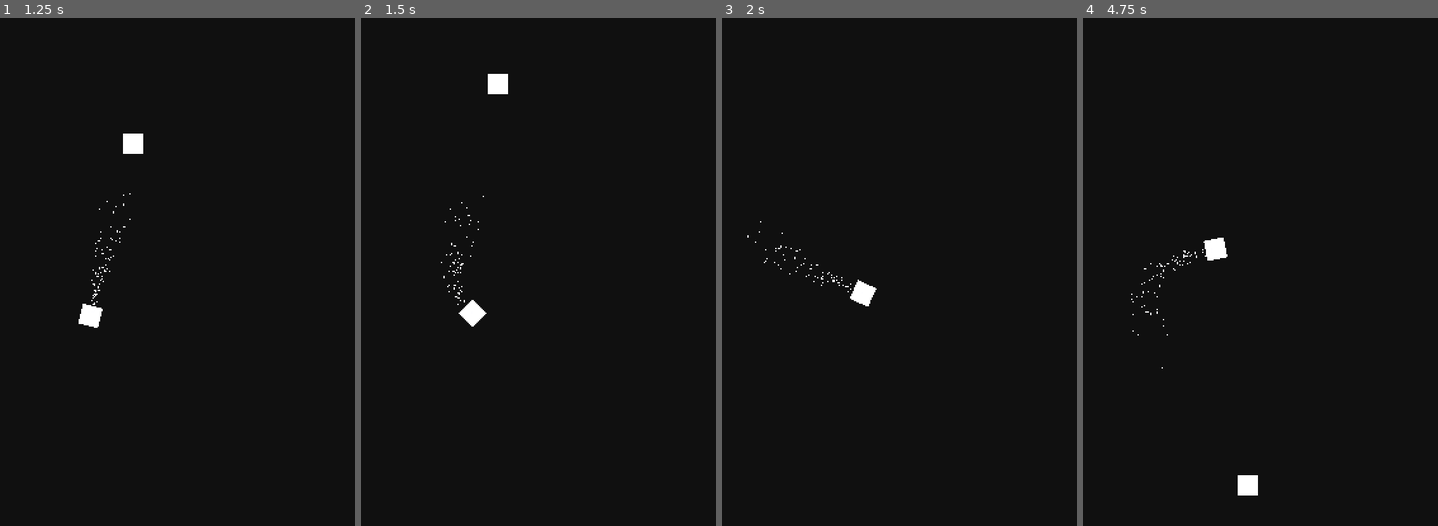
Above: before the commit, frames 1-4 (left to right).
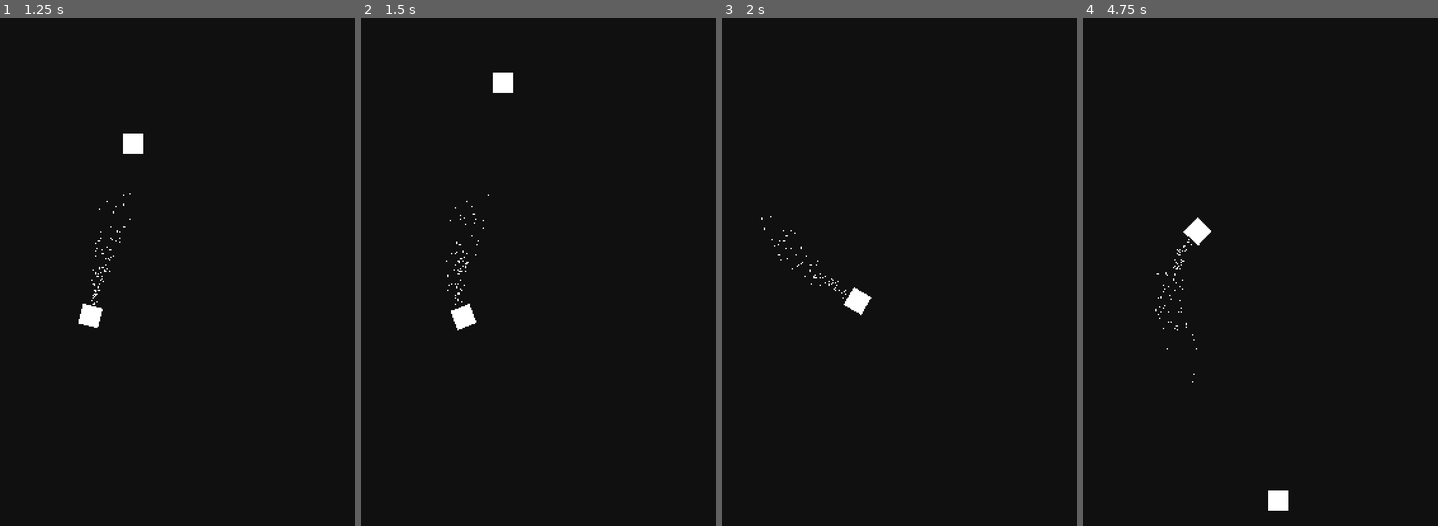
Above: after the commit, the same moments.

Repository: theowiik/PITCH-BLACK
Game: Godot game, scene res://scenes/Game.tscn
The game is run twice, just before and just after one commit, with the same random seed, the same clock (stepped at 60 frames per second) and the same inputs. The engine's default icon, where the game draws it, is replaced by a stand-in: a white triangle on a blue panel in a dark square.
Inputs (mouse positions are in pixels of both pictures, inside the frame that each line leads up to):
- Up to frame 1 (1.25 s): tap Enter at 0.5 s; move the mouse to (74, 373) at 0.52 s; hold W (up) from 0.53 s (still down); hold Right mouse button (add_rocket) from 0.53 s (still down)
- Up to frame 2 (1.5 s): keep holding W (up); move the mouse to (613, 348) at 1.27 s; release Right mouse button (add_rocket) at 1.28 s; click (613, 348) at 1.35 s
- Up to frame 3 (2 s): keep holding W (up)
- Up to frame 4 (4.75 s): move the mouse to (outside the picture) at 2.02 s; release W (up) at 2.03 s; hold Right mouse button (add_rocket) 2.03-2.78 s; hold A (left) 2.03-3.53 s; tap Space at 2.75 s; move the mouse to (1210, 272) at 2.77 s; click (1210, 272) at 2.85 s; move the mouse to (1107, 145) at 3.52 s; hold S (down) 3.53-4.28 s; hold Right mouse button (add_rocket) 3.53-4.28 s; move the mouse to (1296, 246) at 4.27 s; hold D (right) from 4.28 s (still down); click (1296, 246) at 4.35 s

Frame 1 is identical in both runs. In frame 2, 0.5% of the frame differs, in the area x 22-43%, y 10-62%; in frame 3, 0.3%; in frame 4, 1.1%, in the area x 13-58%, y 39-97%.

Commit message:
make enemies take less damage if not detected

Diff:
--- a/scripts/Actor.gd
+++ b/scripts/Actor.gd
@@ -2,7 +2,7 @@
 
 class_name Actor
 
-var health: int = 100
+var health: float = 100
 const movement_speed: int = 100
 
 func take_damage(damage: int) -> void:
--- a/scripts/Enemy.gd
+++ b/scripts/Enemy.gd
@@ -20,3 +20,12 @@
 
 func _on_RevealTime_timeout():
 	$RevealText.visible = false
+
+func take_damage(damage: int) -> void:
+	if detected:
+		health -= damage
+	else:
+		health -= damage / 3.0
+
+	if health <= 0:
+		queue_free()
--- a/scripts/Rocket.gd
+++ b/scripts/Rocket.gd
@@ -6,7 +6,7 @@
 
 var dir_vector: Vector2 = Vector2(0, 0)
 const speed: int = 200
-const rotation_speed: float = 0.1
+const rotation_speed: float = 0.05
 const smoke: PackedScene = preload("res://scenes/Smoke.tscn")
 onready var smoke_delay: Timer = get_node("Timer")
 
